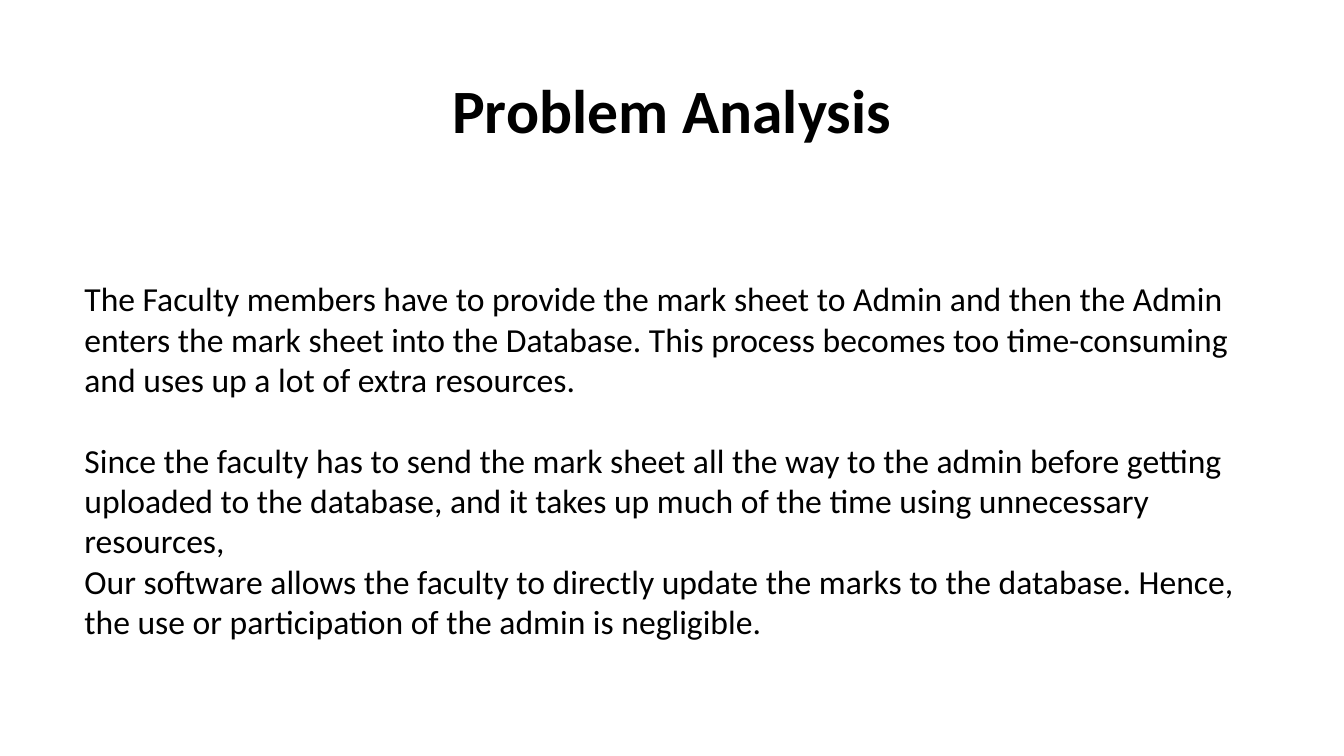
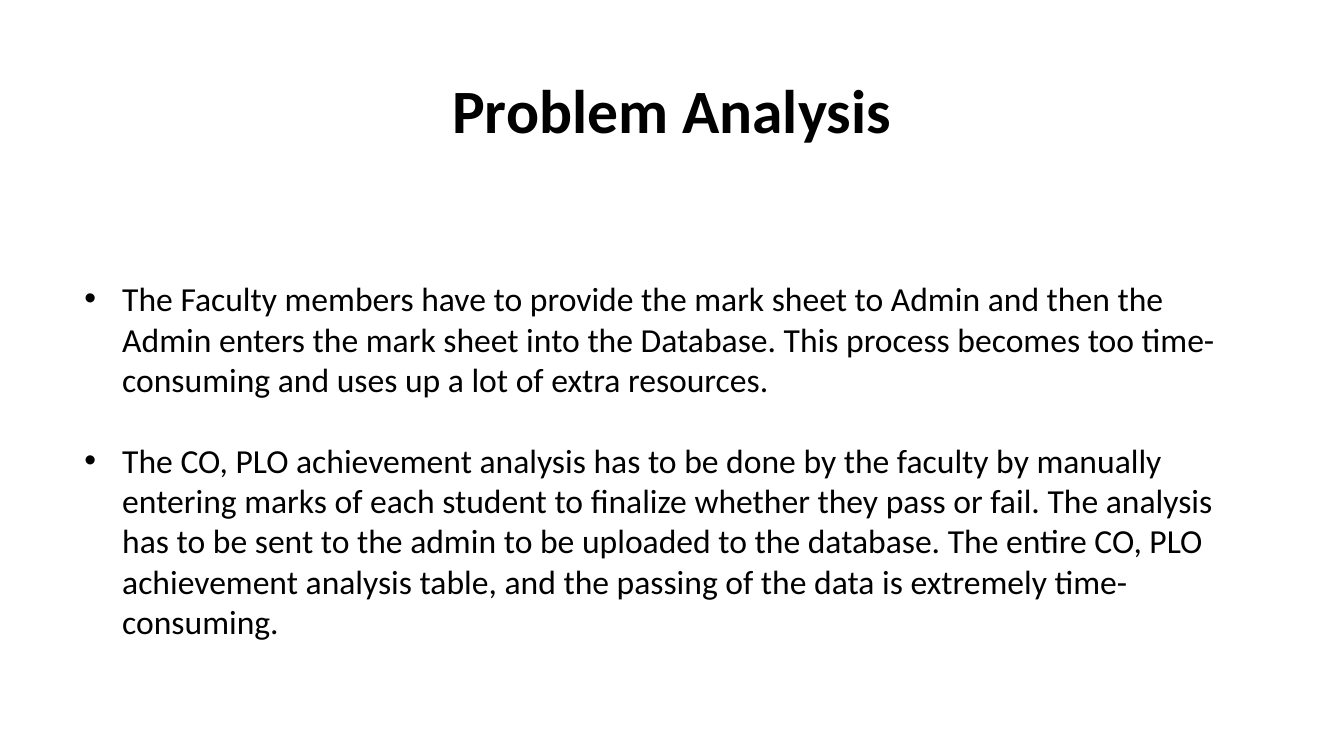
Before and after one commit to shoeb-gg/SPMS-Project, a slide deck: slide 3 of Student Performance Monitoring System (SPMS).pptx. Drawn at 1344x756 pixels with LibreOffice and Linux fonts; fonts in the diff are those of the drawing. Boxes give left, top, right and bottom in pixels: in the first picture for what was removed or moved away, otherwise in the second. Text is boxed around its words. In the diff, an @@ line names an element or a change of style, - is before the commit and + after.

Commit message:
Update slide

```diff
--- a/Student Performance Monitoring System (SPMS).pptx
+++ b/Student Performance Monitoring System (SPMS).pptx
@@ text at (122,287,1215,398): bullet none to • @@
@@ text at (122,449,1212,640): text changed @@
-Since the faculty has to send the mark sheet all the way to the admin before getting uploaded to the database, and it takes up much of the time using unnecessary resources,
-Our software allows the faculty to directly update the marks to the database. Hence, the use or participation of the admin is negligible.
+• The CO, PLO achievement analysis has to be done by the faculty by manually entering marks of each student to finalize whether they pass or fail. The analysis has to be sent to the admin to be uploaded to the database. The entire CO, PLO achievement analysis table, and the passing of the data is extremely time-consuming.
```
Also in this commit, not shown: 1 other slide changed.
